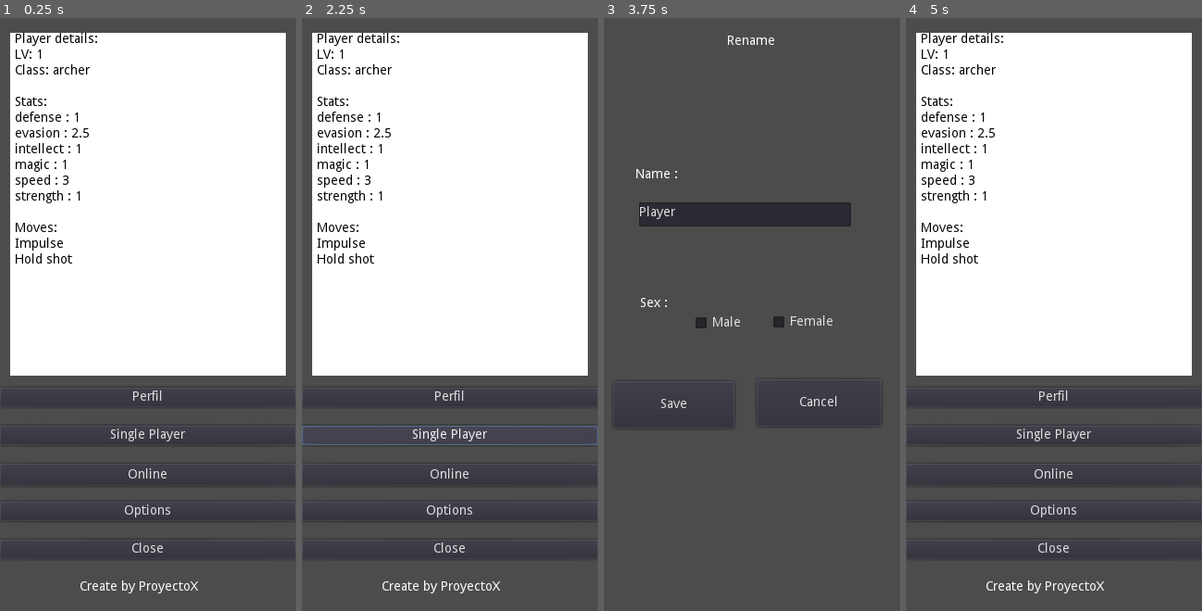
Above: before the commit, frames 1-4 (left to right).
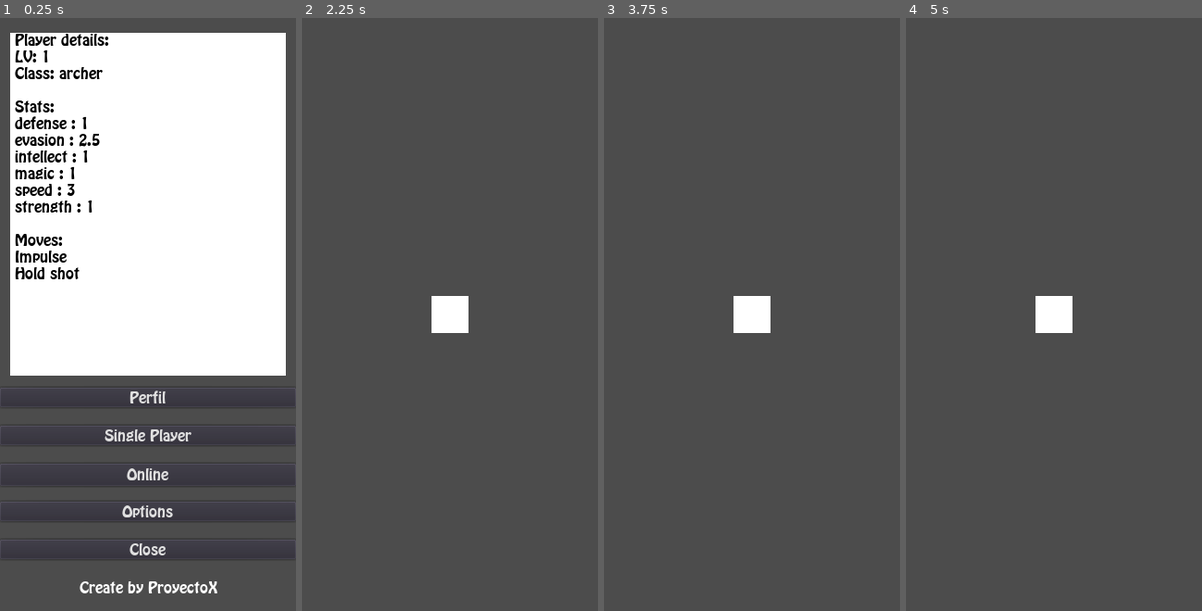
Above: after the commit, the same moments.

Repository: fresnohernandez99/socket-game
Game: Godot game, scene res://scenes/gui/MainMenu.tscn
Same seed, same stepped clock (60 frames per second), same inputs: the game is played once before the commit and once after it.
Inputs (mouse positions are in pixels of both pictures, inside the frame that each line leads up to):
- Up to frame 1 (0.25 s): no input
- Up to frame 2 (2.25 s): click "Options" at 0.5 s; click "Save" at 1.25 s; click "Single Player" at 2 s
- Up to frame 3 (3.75 s): click (752, 433) at 2.75 s, where only the run before the commit has a clickable "Single Player"; click (752, 397) at 3.5 s, where only the run before the commit has a clickable "Perfil"
- Up to frame 4 (5 s): click (977, 403) at 4.25 s, where only the run before the commit has a clickable "Save"

The runs differ from the first frame. In frame 1, 5.7% of the frame differs, in the area x 5-74%, y 2-98%; in frame 2, 54%, in the area x 0-100%, y 2-98%; in frame 3, 4.3%; in frame 4, 54%.

Commit message:
ajuste de la camara y redireccionar el single player

Diff:
--- a/project.godot
+++ b/project.godot
@@ -58,6 +58,7 @@
 
 [gui]
 
+theme/custom_font="res://assets/fonts/basic_font_16.tres"
 common/drop_mouse_on_gui_input_disabled=true
 
 [physics]
--- a/scenes/gui/MainMenu.gd
+++ b/scenes/gui/MainMenu.gd
@@ -33,3 +33,7 @@
 
 func _on_Perfil_pressed():
 	get_tree().change_scene("res://scenes/gui/Rename.tscn")
+
+
+func _on_SinglePlayerBtn_pressed():
+	get_tree().change_scene("res://scenes/ui/Map.tscn")
--- a/scenes/gui/MainMenu.tscn
+++ b/scenes/gui/MainMenu.tscn
@@ -34,7 +34,7 @@
 
 [node name="DescriptionLabel" type="Label" parent="Control/ScrollContainer/VBoxContainer"]
 margin_right = 289.0
-margin_bottom = 14.0
+margin_bottom = 15.0
 grow_horizontal = 0
 grow_vertical = 0
 rect_min_size = Vector2( 280, 0 )
@@ -84,5 +84,6 @@
 text = "Create by ProyectoX"
 
 [connection signal="pressed" from="Control/Perfil" to="." method="_on_Perfil_pressed"]
+[connection signal="pressed" from="Control/SinglePlayerBtn" to="." method="_on_SinglePlayerBtn_pressed"]
 [connection signal="pressed" from="Control/MultiPlayerBtn" to="." method="_on_MultiPlayerBtn_pressed"]
 [connection signal="pressed" from="Control/OptionsBtn" to="." method="_on_OptionsBtn_pressed"]
--- a/scenes/gui/Option.gd
+++ b/scenes/gui/Option.gd
@@ -5,11 +5,11 @@
 var volume
 
 onready var nodoVolume = $Volume/HSlider
-onready var nodoLabelVolume = $Volume/labelVolume
-onready var nodoIPText = $IP/IPtext
-onready var nodoIPValidInvalid = $IP/validInvalid
+onready var nodoLabelVolume = $Volume/LabelVolume
+onready var nodoIPText = $Ip/IpText
+onready var nodoIPValidInvalid = $Ip/ValidInvalid
 onready var Savebtn = $Savebtn
-onready var nodoPort = $PORT/PORTtext
+onready var nodoPort = $Port/PortText
 
 var salvasOpcion = Persistence.data.option
 
--- a/scenes/gui/Option.tscn
+++ b/scenes/gui/Option.tscn
@@ -50,13 +50,13 @@
 margin_right = 186.0
 margin_bottom = 54.0
 
-[node name="labelVolume" type="Label" parent="Volume"]
+[node name="LabelVolume" type="Label" parent="Volume"]
 margin_left = 189.0
 margin_top = 32.0
 margin_right = 229.0
 margin_bottom = 47.0
 
-[node name="IP" type="Label" parent="."]
+[node name="Ip" type="Label" parent="."]
 margin_left = 37.0
 margin_top = 222.0
 margin_right = 118.0
@@ -64,18 +64,18 @@
 text = "IP Adress :"
 align = 1
 
-[node name="IPtext" type="TextEdit" parent="IP"]
+[node name="IpText" type="TextEdit" parent="Ip"]
 margin_top = 37.0
 margin_right = 247.0
 margin_bottom = 64.0
 
-[node name="validInvalid" type="Label" parent="IP"]
+[node name="ValidInvalid" type="Label" parent="Ip"]
 margin_left = 194.0
 margin_top = 19.0
 margin_right = 247.0
 margin_bottom = 34.0
 
-[node name="PORT" type="Label" parent="."]
+[node name="Port" type="Label" parent="."]
 margin_left = 39.0
 margin_top = 308.0
 margin_right = 91.0
@@ -83,7 +83,7 @@
 text = "PORT :"
 align = 1
 
-[node name="PORTtext" type="TextEdit" parent="PORT"]
+[node name="PortText" type="TextEdit" parent="Port"]
 margin_top = 32.0
 margin_right = 99.0
 margin_bottom = 58.0
--- a/scenes/ui/enemy.tscn
+++ b/scenes/ui/enemy.tscn
@@ -1,6 +1,6 @@
 [gd_scene load_steps=5 format=2]
 
-[ext_resource path="res://scenes/ui/enemy.gd" type="Script" id=1]
+[ext_resource path="res://scenes/ui/Enemy.gd" type="Script" id=1]
 
 [sub_resource type="RectangleShape2D" id=1]
 extents = Vector2( 18.5, 19 )
@@ -11,7 +11,7 @@
 [sub_resource type="CircleShape2D" id=2]
 radius = 76.1643
 
-[node name="enemy" type="KinematicBody2D"]
+[node name="Enemy" type="KinematicBody2D"]
 script = ExtResource( 1 )
 
 [node name="AnimatedSprite" type="AnimatedSprite" parent="."]
@@ -27,18 +27,18 @@
 position = Vector2( 0.5, 0 )
 shape = SubResource( 1 )
 
-[node name="start" type="Area2D" parent="."]
+[node name="Start" type="Area2D" parent="."]
 position = Vector2( 2, 0 )
 
-[node name="collisionStart" type="CollisionShape2D" parent="start"]
+[node name="CollisionStart" type="CollisionShape2D" parent="Start"]
 shape = SubResource( 3 )
 
-[node name="distance" type="Area2D" parent="."]
+[node name="Distance" type="Area2D" parent="."]
 
-[node name="distanciaCollision" type="CollisionShape2D" parent="distance"]
+[node name="DistanciaCollision" type="CollisionShape2D" parent="Distance"]
 position = Vector2( 0, -1 )
 shape = SubResource( 2 )
 
-[connection signal="body_entered" from="start" to="." method="_on_start_body_entered"]
-[connection signal="body_entered" from="distance" to="." method="_on_distance_body_entered"]
-[connection signal="body_exited" from="distance" to="." method="_on_distance_body_exited"]
+[connection signal="body_entered" from="Start" to="." method="_on_start_body_entered"]
+[connection signal="body_entered" from="Distance" to="." method="_on_distance_body_entered"]
+[connection signal="body_exited" from="Distance" to="." method="_on_distance_body_exited"]
--- a/scenes/ui/map.tscn
+++ b/scenes/ui/map.tscn
@@ -1,12 +1,12 @@
 [gd_scene load_steps=3 format=2]
 
-[ext_resource path="res://scenes/ui/runningplayer.tscn" type="PackedScene" id=1]
-[ext_resource path="res://scenes/ui/enemy.tscn" type="PackedScene" id=2]
+[ext_resource path="res://scenes/ui/Runningplayer.tscn" type="PackedScene" id=1]
+[ext_resource path="res://scenes/ui/Enemy.tscn" type="PackedScene" id=2]
 
 [node name="map" type="Node2D"]
 
-[node name="runningplayer" parent="." instance=ExtResource( 1 )]
+[node name="Runningplayer" parent="." instance=ExtResource( 1 )]
 position = Vector2( 202, 228 )
 
-[node name="enemy" parent="." instance=ExtResource( 2 )]
+[node name="Enemy" parent="." instance=ExtResource( 2 )]
 position = Vector2( -3, 3 )
--- a/scenes/ui/runningplayer.tscn
+++ b/scenes/ui/runningplayer.tscn
@@ -29,7 +29,7 @@
 [sub_resource type="RectangleShape2D" id=1]
 extents = Vector2( 19.5, 19 )
 
-[node name="runningplayer" type="KinematicBody2D" groups=["player"]]
+[node name="Runningplayer" type="KinematicBody2D" groups=["player"]]
 script = SubResource( 2 )
 
 [node name="AnimatedSprite" type="AnimatedSprite" parent="."]
@@ -41,6 +41,7 @@
 margin_bottom = 20.0
 
 [node name="Camera2D" type="Camera2D" parent="."]
+current = true
 
 [node name="CollisionShape2D" type="CollisionShape2D" parent="."]
 position = Vector2( 1.5, 0 )
